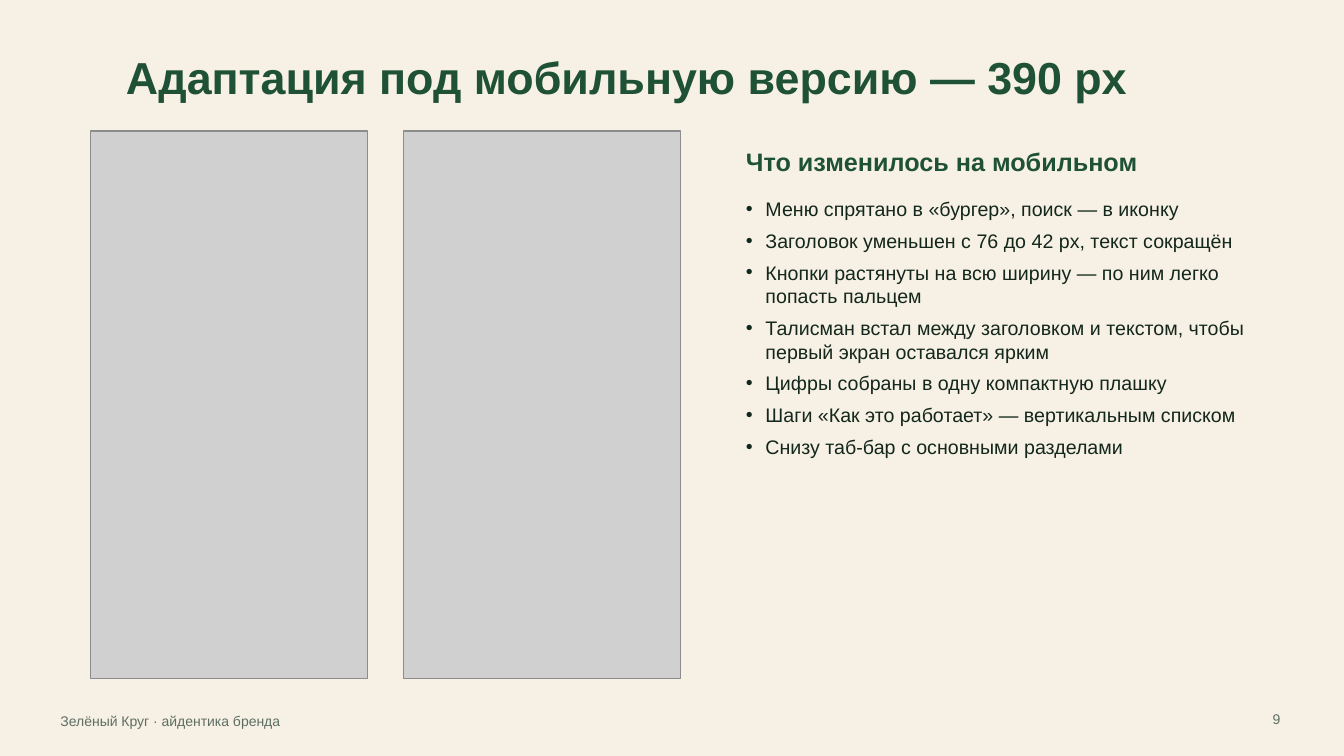
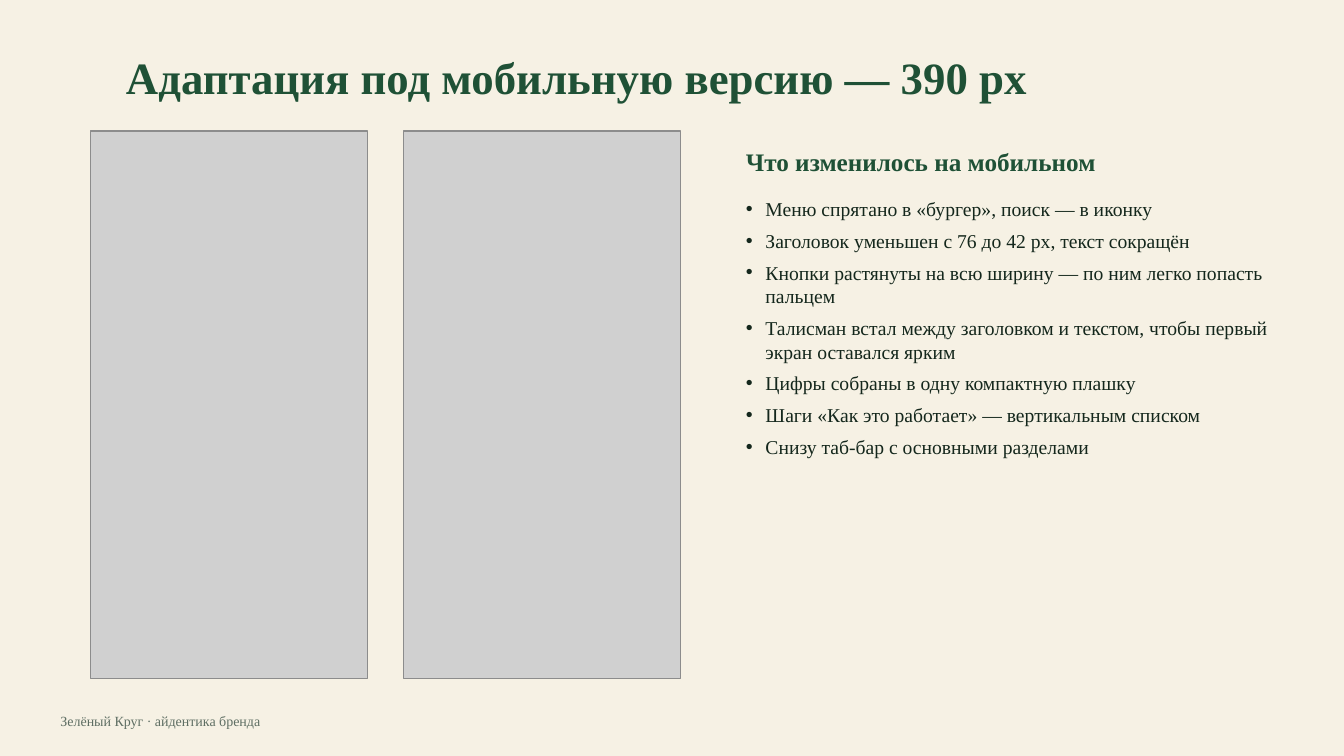
Before and after one commit to temkii05-netizen/zeleny-krug, a slide deck: slide 9 of presentation/ZelenyKrug_prezentaciya.pptx. Drawn at 1344x756 pixels with LibreOffice and Linux fonts; fonts in the diff are those of the drawing; grey boxes stand for pictures; background and template pictures are left out. Boxes give left, top, right and bottom in pixels: in the first picture for what was removed or moved away, otherwise in the second. Text is boxed around its words. In the diff, an @@ line names an element or a change of style, - is before the commit and + after.

```diff
--- a/presentation/ZelenyKrug_prezentaciya.pptx
+++ b/presentation/ZelenyKrug_prezentaciya.pptx
@@ font Arial to Times New Roman in 4 elements at bbox=[126, 62, 1026, 104], bbox=[746, 153, 1096, 172], bbox=[765, 202, 1267, 459], bbox=[60, 716, 260, 729] @@
@@ page number removed at bbox=[1273, 714, 1281, 724] @@
-9
```
Also in this commit, not shown: 15 other slides changed, 1 other file.
